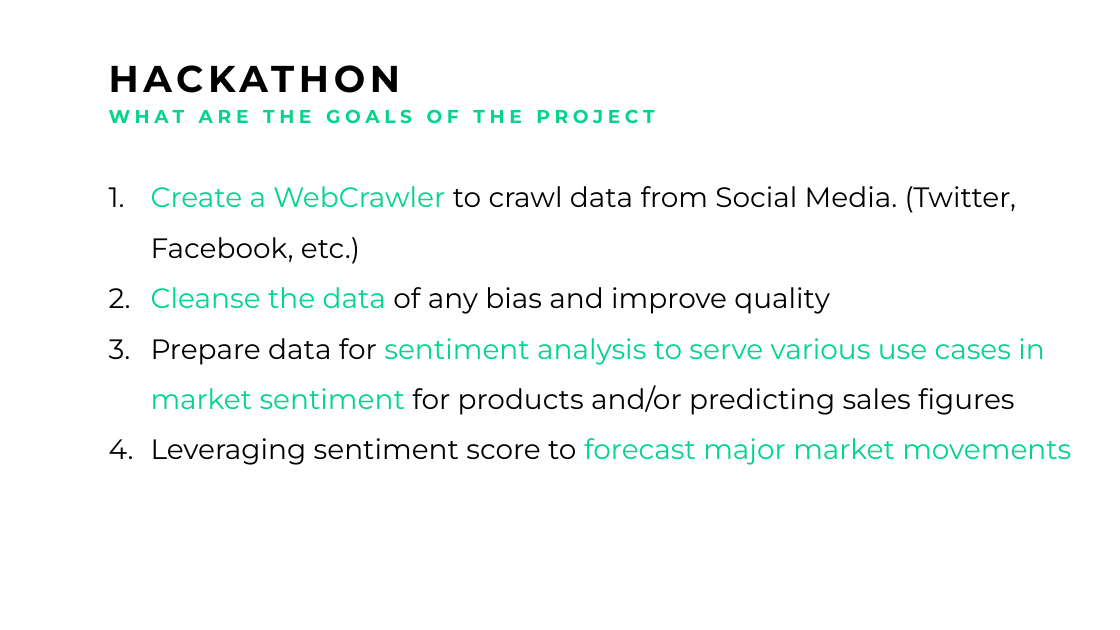
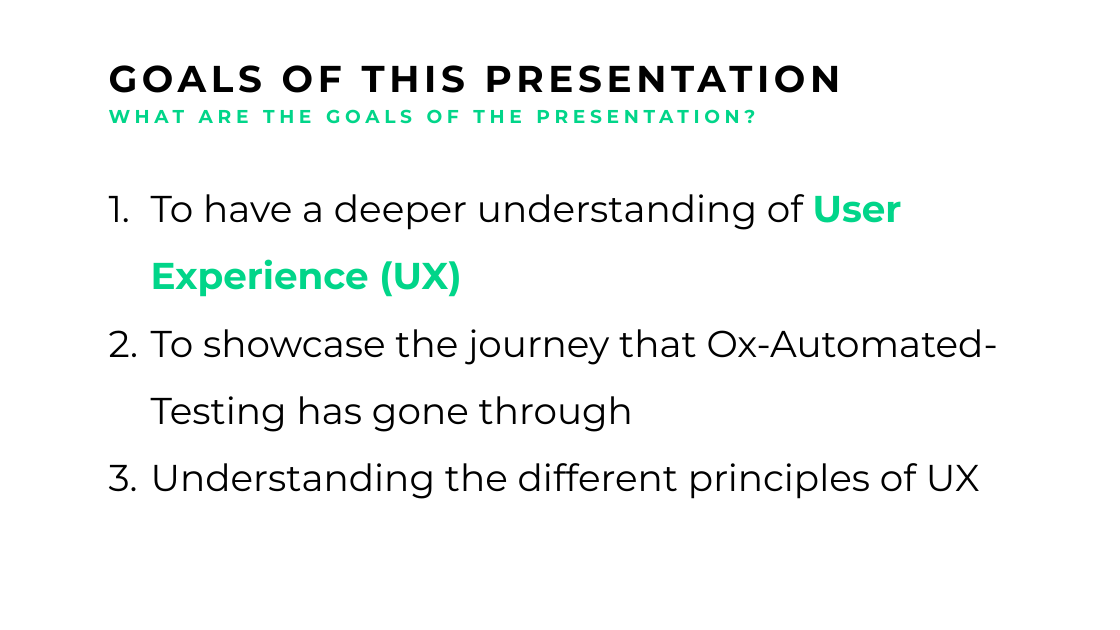
Before and after one commit to Michaelomh/personal-blog, a slide deck: slide 2 of static/img/drive/Artificial Not-So Intelligent Pitch.pptx. Drawn at 1120x630 pixels with LibreOffice and Linux fonts; fonts in the diff are those of the drawing. Boxes give left, top, right and bottom in pixels: in the first picture for what was removed or moved away, otherwise in the second. Text is boxed around its words. In the diff, an @@ line names an element or a change of style, - is before the commit and + after.

```diff
--- a/static/img/drive/Artificial Not-So Intelligent Pitch.pptx
+++ b/static/img/drive/Artificial Not-So Intelligent Pitch.pptx
@@ text at (109,109,755,124): text changed @@
-WHAT ARE THE GOALS OF THE PROJECT
+WHAT ARE THE GOALS OF THE PRESENTATION?
@@ text at (151,194,998,499): text changed; size 18 to 24 pt @@
-1. Create a WebCrawler to crawl data from Social Media. (Twitter, Facebook, etc.)
-2. Cleanse the data of any bias and improve quality
-3. Prepare data for sentiment analysis to serve various use cases in market sentiment for products and/or predicting sales figures
-4. Leveraging sentiment score to forecast major market movements
+1. To have a deeper understanding of User Experience (UX)
+2. To showcase the journey that Ox-Automated-Testing has gone through
+3. Understanding the different principles of UX
@@ text at (767,194,803,223): text changed @@
-HACKATHON
+GOALS OF THIS PRESENTATION
```
Also in this commit, not shown: 3 slides removed, 9 other files.
